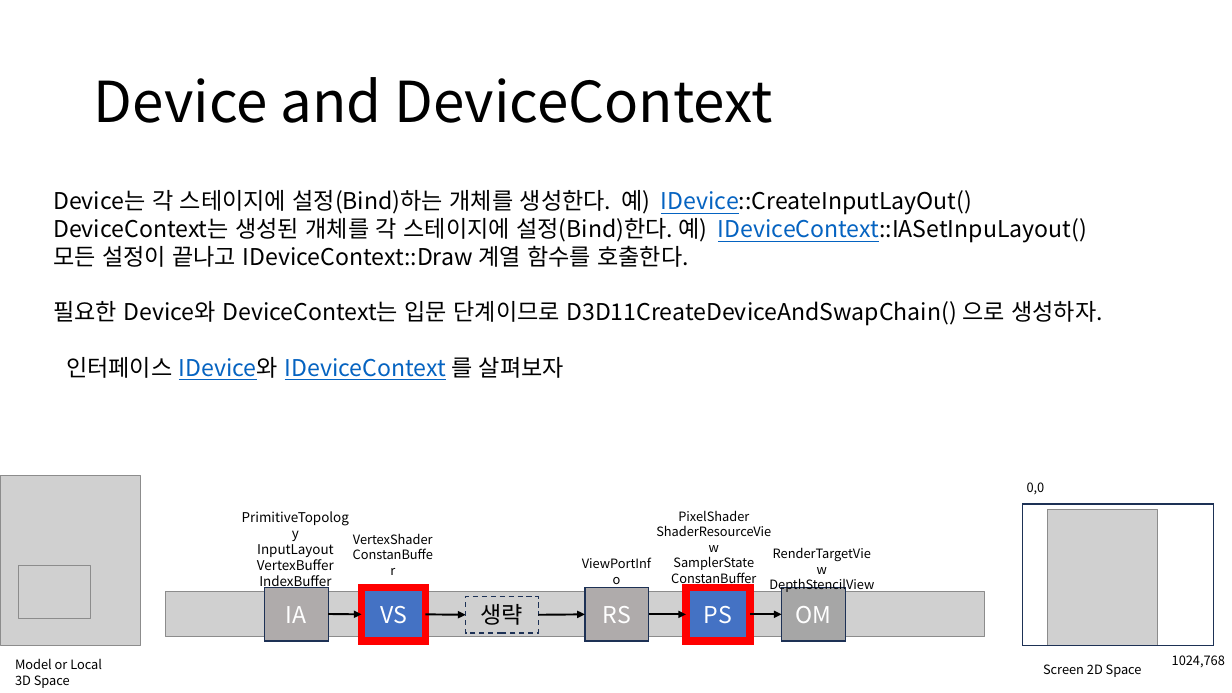
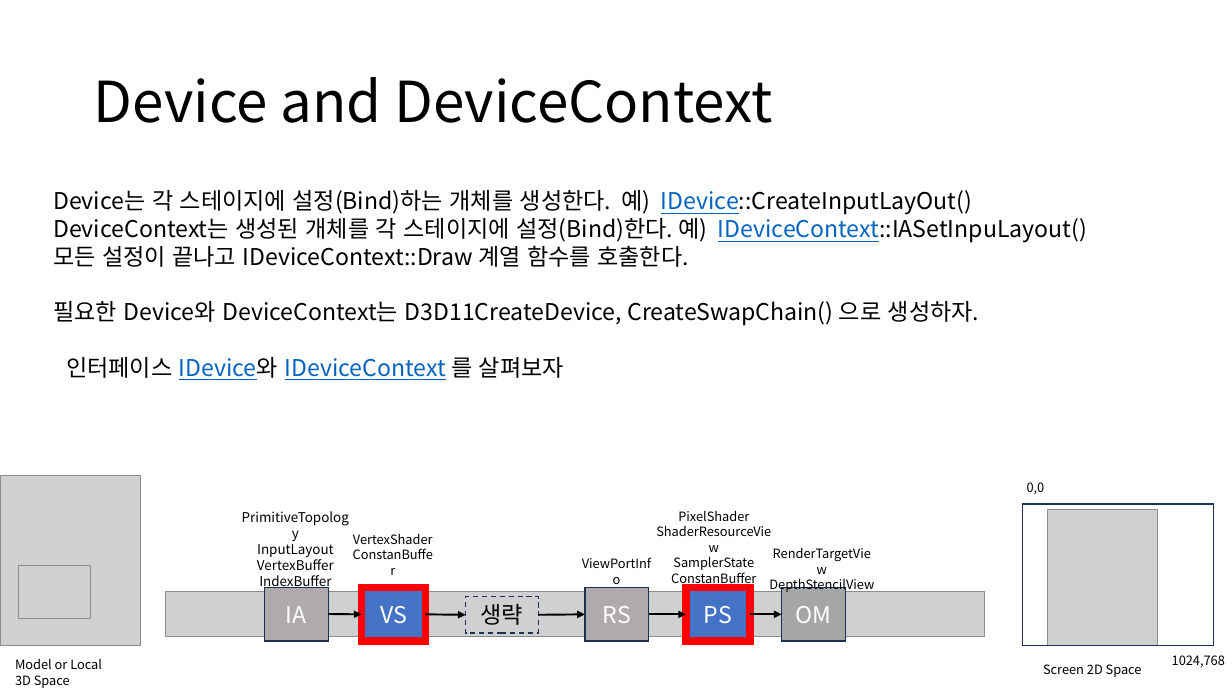
Before and after one commit to ldw9981/D3D11_Tutorial, a slide deck: slide 6 of Documents/01기초-화면지우기.pptx. Drawn at 1232x693 pixels with LibreOffice and Linux fonts; fonts in the diff are those of the drawing; grey boxes stand for pictures. Boxes give left, top, right and bottom in pixels: in the first picture for what was removed or moved away, otherwise in the second. Text is boxed around its words. In the diff, an @@ line names an element or a change of style, - is before the commit and + after.

Commit message:
update

```diff
--- a/Documents/01기초-화면지우기.pptx
+++ b/Documents/01기초-화면지우기.pptx
@@ text at [53,301,979,326]: text changed @@
-필요한 Device와 DeviceContext는 입문 단계이므로 D3D11CreateDeviceAndSwapChain() 으로 생성하자.
+필요한 Device와 DeviceContext는 D3D11CreateDevice, CreateSwapChain() 으로 생성하자.
```
Also in this commit, not shown: 1 other slide changed.
